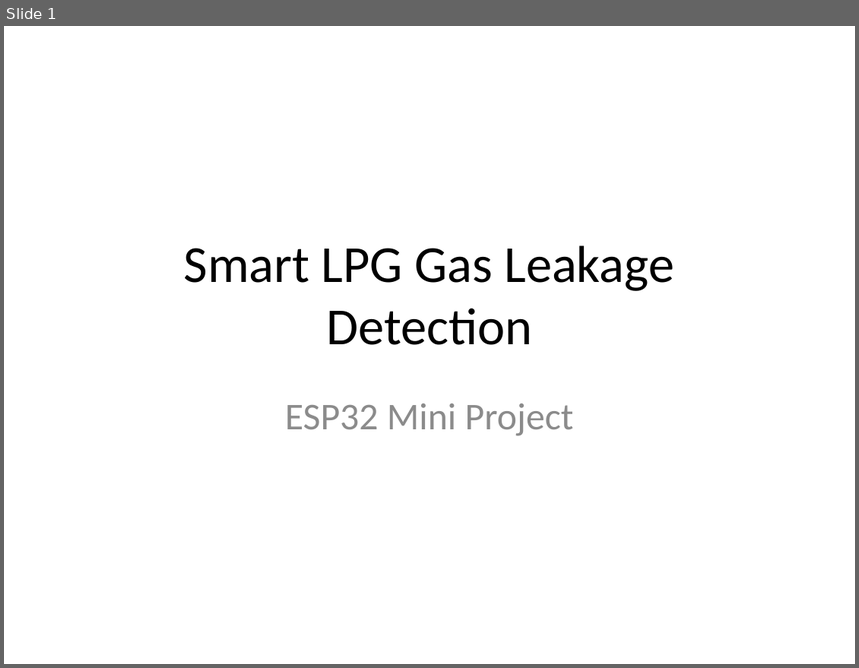
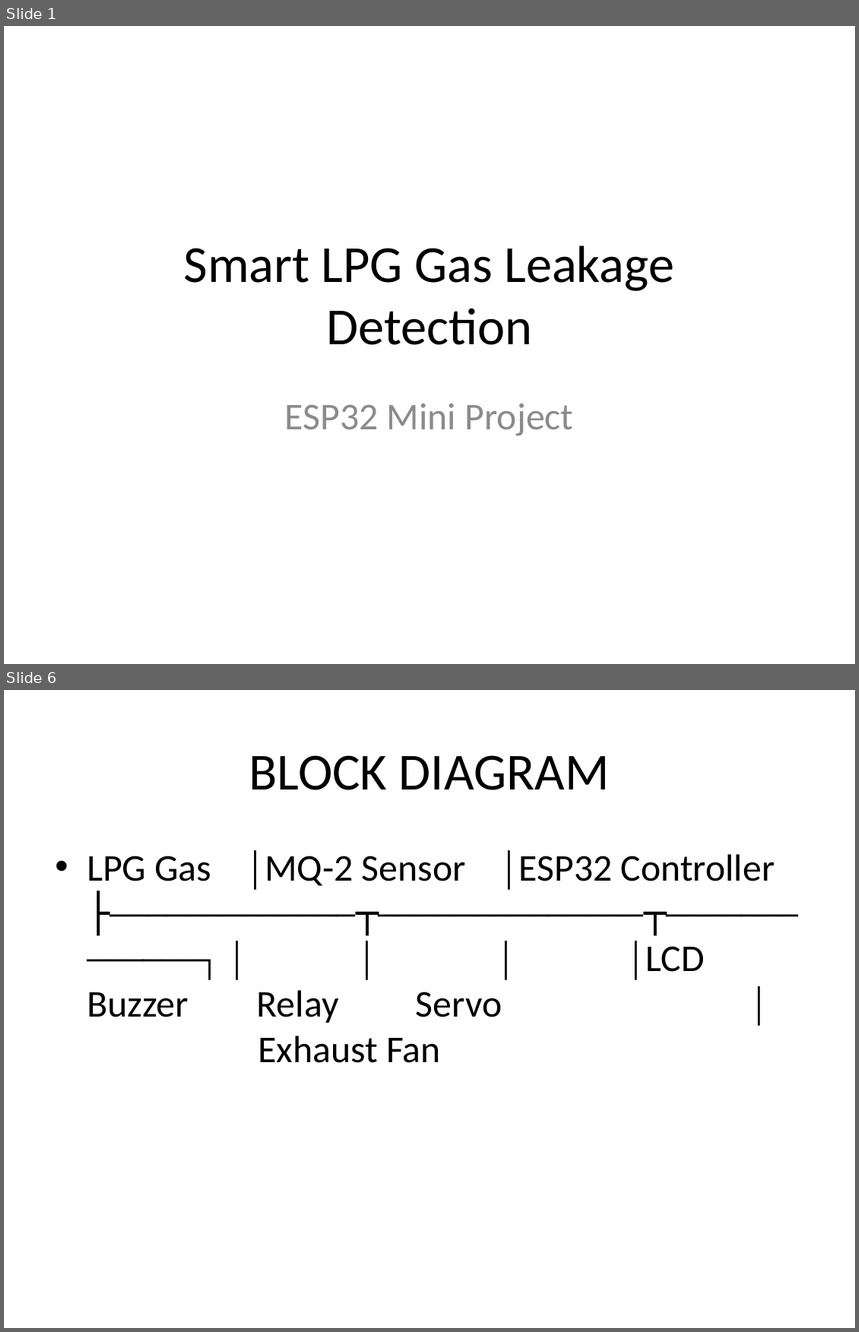
Before and after one commit to sangeeth2008/Smart-LPG-Gas-Leakage-Detection-Automatic-Safety-System, a slide deck: Presentation/Smart_LPG_Project.pptx. Shown one above the other, each under a label of ours: slide 1 before the commit, slides 1 and 6 after it; the slides between them are not shown. The pictures are 859x668 and 859x1332 pixels, drawn with LibreOffice and Linux fonts; fonts in the diff are those of the drawing. Boxes give left, top, right and bottom in pixels: in the first picture for what was removed or moved away, otherwise in the second. Text is boxed around its words. In the diff, an @@ line names an element or a change of style, - is before the commit and + after.

```diff
--- a/Presentation/Smart_LPG_Project.pptx
+++ b/Presentation/Smart_LPG_Project.pptx
@@ slide 6 added at [4,690,855,1328], background #FFFFFF @@
@@ title added at [249,755,610,790], 44 pt, text #000000 @@
+BLOCK DIAGRAM
@@ text added at [87,850,775,1063], 32 pt, text #000000 @@
+• LPG Gas │MQ-2 Sensor │ESP32 Controller ├─────────────┬──────────────┬─────────────┐ │ │ │ │LCD Buzzer Relay Servo │ Exhaust Fan
```
Also in this commit, not shown: 4 slides changed, 3 other slides added, 1 slide removed.
